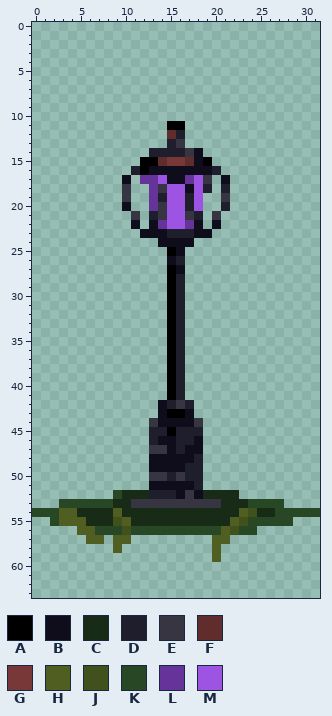
Edited in one commit: pixel-art sprite (Textures/Mundo/poste-v1.png). Above: the version before the commit.
The file is 32x64 pixels. Colours within 5 levels of each other are drawn and written as one.
Palette (. is transparent): A #010001  B #0f0d1c  C #182b16  D #1f1e2d  E #383543  F #602c2c  G #793838  H #515e21  J #41511b  K #284825  L #65339a  M #9e54e3
And afterwards:
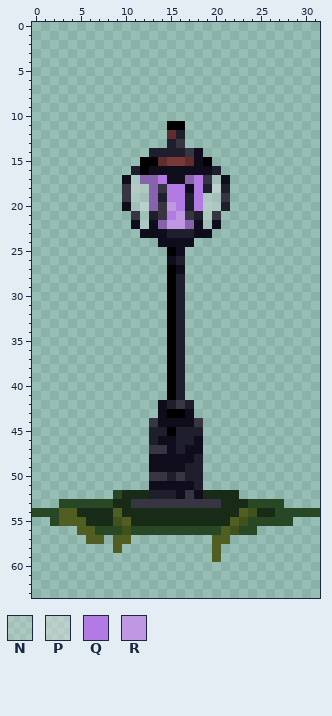
Colours new in this view: N #e4e4e446  P #e4e4e479  Q #b17be3  R #bf97e3
What changed:
colour L: #65339a -> #8763ae
Changed rows in their new state; - is a pixel that keeps its letter.
first column x 11:
17 N--Q---Q-N
18 PN--QQ-Q-P
19 NN--QQ-QNN
20 NP--RQ-QPN
21 -N--QR--N-
22 -N--RR--N-
Changed places in both pictures, as pixel boxes (x1, y1, x2, y2):
changed: (131, 175, 221, 229)
